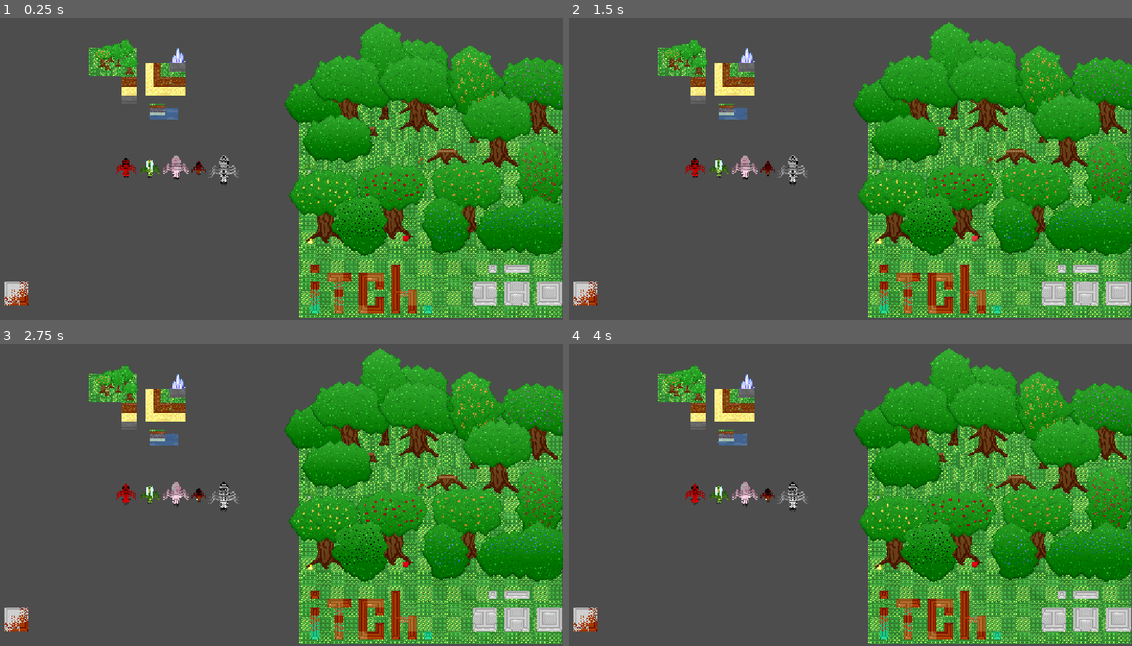
Above: before the commit, frames 1-4 (two rows, left to right).
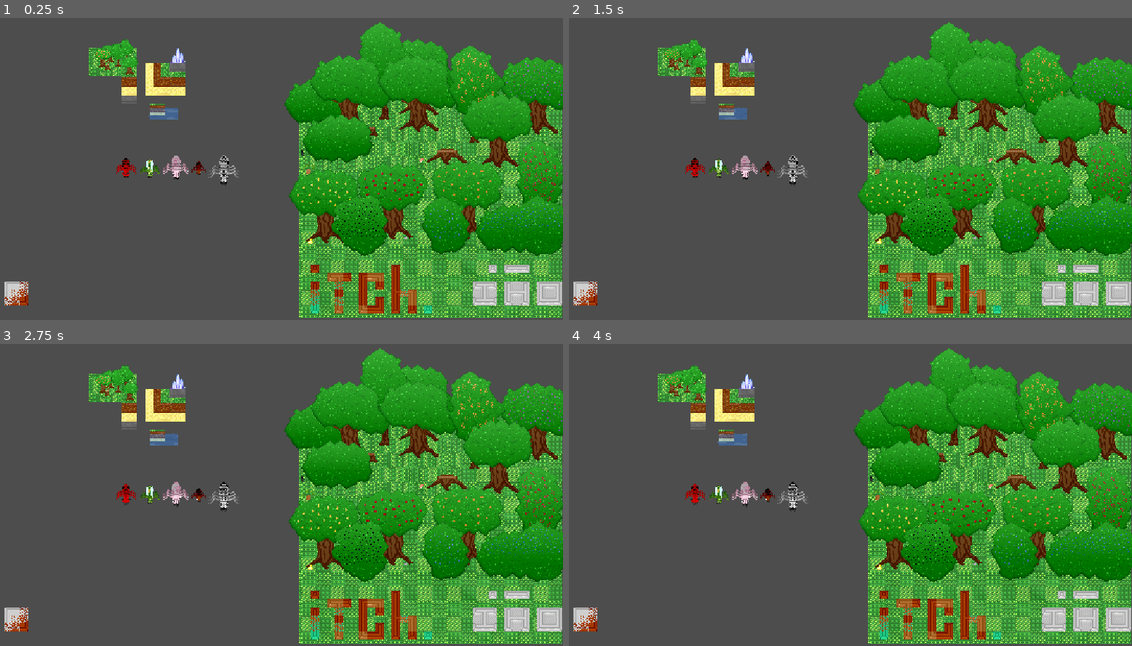
Above: after the commit, the same moments.

Repository: Eugene0-dev/SwarmRise
Game: Godot game, scene res://scenes/test/texture_test.tscn
The game is run twice, just before and just after one commit, with the same random seed, the same clock (stepped at 60 frames per second) and the same inputs. This scene is started directly instead of the project's main scene.
Inputs (mouse positions are in pixels of both pictures, inside the frame that each line leads up to):
- Up to frame 1 (0.25 s): no input
- Up to frame 2 (1.5 s): tap Enter (enter) at 0.5, 1.35 s; move the mouse to (968, 141) at 0.52 s; hold D (right) 0.53-1.28 s; tap Alt (alt) at 0.6 s; click (968, 141) at 0.67 s; move the mouse to (726, 172) at 1.27 s; hold S (down) from 1.28 s (still down)
- Up to frame 3 (2.75 s): move the mouse to (332, 410) at 2.02 s; release S (down) at 2.03 s; hold D (right) from 2.03 s (still down); hold Shift (shift) from 2.03 s (still down)
- Up to frame 4 (4 s): move the mouse to (811, 549) at 2.77 s; release D (right) at 2.78 s; release Shift (shift) at 2.78 s; hold Up (ui_up) 2.78-3.53 s; tap Space (space) at 2.85 s; click (811, 549) at 2.92 s; move the mouse to (1013, 531) at 3.52 s; hold A (left) from 3.53 s (still down); tap Alt (alt) at 3.6 s

The runs differ from the first frame. In frame 1, less than 0.1% of the frame differs, in the area x 29-76%, y 20-75%; in frame 2, less than 0.1%; in frame 3, less than 0.1%; in frame 4, less than 0.1%.

Commit message:
GRAND ENTITY REFACTORING (movement broken for a while)

Diff:
--- a/scenes/objects/item.tscn
+++ b/scenes/objects/item.tscn
@@ -8,7 +8,7 @@
 [sub_resource type="AtlasTexture" id="AtlasTexture_kbnl5"]
 resource_local_to_scene = true
 atlas = ExtResource("1_keydj")
-region = Rect2(1, 1, 16, 16)
+region = Rect2(18, 69, 16, 16)
 
 [sub_resource type="LabelSettings" id="LabelSettings_kbnl5"]
 font = ExtResource("4_2mmu4")
@@ -20,7 +20,7 @@
 z_index = 1
 y_sort_enabled = true
 script = ExtResource("1_t8k3g")
-item_id = 0
+item_id = 29
 
 [node name="Sprite2D" type="Sprite2D" parent="." unique_id=432637729]
 y_sort_enabled = true
--- a/scripts/entity/egg.gd
+++ b/scripts/entity/egg.gd
@@ -11,9 +11,8 @@
 	if not is_entity_src_valid:
 		queue_free()
 
-func move_at(pos: Vector2i) -> Dictionary:
+func move_at(pos: Vector2) -> void:
 	prefered_pos = position
-	return {"status": 1}
 
 func _physics_process(delta: float) -> void:
 	if  Global.is_tick(delta):
--- a/scripts/entity/entity.gd
+++ b/scripts/entity/entity.gd
@@ -39,16 +39,27 @@
 var knowledges: Dictionary = {}
 
 var is_ai_enabled: bool = true
+
+var tasks: TaskController
+var planner: TaskPlanner
+var nav_agent: NavAgent
+# TO BE REPLACED TaskController
+#---------------------------------
 var schedule: Array = []
 var current_task: Dictionary = {}
 
 var subtasks: Array = []
 var current_subtask: Dictionary = {}
+#---------------------------------
+var task: Task
+
 var stuck_timer: float = 0.0
 var STUCK_THRESHOLD: float = 3.0
 var last_position: Vector2
 
 var environment: World
+
+# TO BE REPLACED CommandRunner
 var specific_commands: Array = [
 	"step", "mv", "mv_s", "pos", "give", "drop", "eat", "feed", "expire", "lifetime", "kill", "play", "stop", "stopall", "st", "team", "ai"
 ]
@@ -66,6 +77,11 @@
 	idle()
 	prefered_pos = global_position
 	if environment:
+
+		nav_agent = NavAgent.new(environment, self)
+		planner = TaskPlanner.new(nav_agent)
+		tasks = TaskController.new(planner)
+
 		create_tween().tween_property(self, "scale", Vector2(1.0, 1.0), 1.0).set_trans(Tween.TRANS_SINE)
 		current_sector = environment.get_sector_key(global_position)
 
@@ -88,20 +104,20 @@
 		_sync_outline()
 
 func _physics_process(delta: float) -> void:
-	if Engine.is_editor_hint():
+	if Engine.is_editor_hint() or not environment:
 		idle()
 		return
 
-	if not current_subtask.is_empty():
-		exec_subtask(current_subtask)
-	elif not subtasks.is_empty():
-		current_subtask = subtasks.pop_front()
-		exec_subtask(current_subtask)
-	elif not current_task.is_empty():
-		exec_task(current_task)
-	elif not schedule.is_empty():
-		current_task = schedule.pop_front()
-	else: idle()
+	idle()
+
+	if not task or task.status == Task.state.COMPLETE:
+		if tasks.is_busy():
+			task = tasks.pull()
+		else:
+			task = null
+		return
+
+	exec_task(task)
 
 func _on_tick() -> void:
 	lifetime -= 1
@@ -126,6 +142,7 @@
 	var state = environment.collect_sector_states(sector)
 	knowledges[sector] = state
 
+# ----------------------------------------------
 func add_task(type: String, args: Array) -> void:
 	var task: Dictionary = {"type": type}
 	match type:
@@ -147,63 +164,19 @@
 			subtask["evade"] = args[2]
 	subtasks.append(subtask)
 
-func exec_task(task: Dictionary) -> int:
-	match task["type"]:
-		"wait":
-			task["time"] -= 1
-			if task["time"] <= 0:
-				complete_task()
-				return 1
-		"mv":
-			var pos = task["pos"]
-			var point = environment.get_cell(Vector2i(global_position))
-			var end_point = environment.get_cell(pos)
-			var path = find_path(point, end_point)
-
-			if subtasks.size() == 0:
-				for cell in path:
-					var cell_pos = environment.nav_grid.get_point_position(cell)
-					add_subtask("mv", [cell_pos.x, cell_pos.y, false])
-
-			if not subtasks.is_empty(): return 0
-			else:
-				complete_task()
-				return 1
-	return 1
-
-func exec_subtask(task: Dictionary) -> int:
-	var status: int
-	match task["type"]:
-		"mv":
-			var results = move_at(task["pos"])
-			status = results["status"]
-
-			if status == -1:
-				complete_subtask()
-				on_stuck_handle(results["obstacle"])
-
-	if status == 1: complete_subtask()
-	return status
-
-func compress_path(path: Array[Vector2i]) -> Array[Vector2i]:
-	if path.size() <= 2:
-		return path
-	var compressed_path: Array[Vector2i] = [path[0]]
-	var last_dir = path[1] - path[0]
-	for i in range(1, path.size() - 1):
-		var current_dir = path[i + 1] - path[i]
-
-		if current_dir != last_dir:
-			compressed_path.append(path[i])
-			last_dir = current_dir
-
-	compressed_path.append(path[-1])
-	return compressed_path
-
-func find_path(point: Vector2i, end_point: Vector2i) -> Array[Vector2i]:
-	var path = environment.nav_grid.get_id_path(point, end_point)
-	return compress_path(path)
-
+func exec_task(task: Task) -> int:
+	match task.type:
+		Task.types.WAIT:
+			task.args["time"] -= 1
+			if task.args["time"] <= 0:
+				tasks.complete()
+				return task.status
+		Task.types.MOVE:
+			move_at(task.args["pos"])
+	return task.status
+# ------------------------------------------------
+
+# ------------------------------------------------
 func on_stuck_handle(obstacle: Area2D) -> void:
 	var evade_point = global_position+Vector2(get_face_dir())*100
 
@@ -230,6 +203,50 @@
 	#else:
 	#	add_subtask("mv", [evade_point.x, prefered_pos.y, false])
 	#	add_subtask("mv", [prefered_pos.x, prefered_pos.y, false])
+
+func move_at(pos: Vector2) -> void:
+	var dir = global_position.direction_to(pos)
+
+	if global_position.distance_to(pos) <= 8:
+		tasks.complete()
+		return
+
+	var obstacles = sight_area.get_overlapping_areas()
+	if obstacles.size() > 1:
+		on_stuck_handle(obstacles[0])
+		return
+
+	if global_position.distance_to(last_position) < 0.1 \
+			and velocity != Vector2.ZERO:
+		stuck_timer += 1
+
+		if stuck_timer >= STUCK_THRESHOLD:
+			stuck_timer = 0.0
+			on_stuck_handle(null)
+			return
+	else:
+		stuck_timer = maxf(0.0, stuck_timer - 1)
+
+	walk(dir)
+
+func move_to(target: Node2D) -> bool:
+	return false
+
+func walk(dir: Vector2) -> void:
+	if abs(dir.x) > abs(dir.y):
+		sprite.play("Walk Right" if dir.x > 0 else "Walk Left")
+		face_dir = direction.RIGHT if dir.x > 0 else direction.LEFT
+	else:
+		sprite.play("Walk Down" if dir.y > 0 else "Walk Up")
+		face_dir = direction.DOWN if dir.y > 0 else direction.UP
+	sight_area.rotation = Vector2.DOWN.angle_to(Vector2(get_face_dir()))
+	velocity = dir*speed
+
+	if not environment.get_sector_rect(current_sector).has_point(last_position):
+		update_sector()
+
+	move_and_slide()
+# ------------------------------------------------
 
 func exec_command(type: String, args: Array):
 	match type:
@@ -271,18 +288,16 @@
 		"kill":
 			income_damage += max_health*100
 		"stop":
-			complete_task()
-			subtasks.clear()
-			complete_subtask()
+			tasks.cancel_current()
+			velocity = Vector2.ZERO
 		"stopall":
-			schedule.clear()
-			subtasks.clear()
-			complete_task()
-			complete_subtask()
+			tasks.cancel_all()
+			velocity = Vector2.ZERO
 			prefered_pos = global_position
-			sprite.play("Idle Down")
+			idle()
 		"mv":
-			add_task("mv", [int(args[0]), int(args[1]), false])
+			var new_task = Task.new(Task.types.MOVE, {"pos": Vector2(args[0], args[1])})
+			tasks.push(new_task)
 		"mv_s":
 			var sec_key = Vector2i(int(args[0]), int(args[1]))
 			var sec = environment.sectors.get(sec_key)
@@ -290,20 +305,13 @@
 				var sec_center = sec.get_center()
 				add_task("mv", [sec_center.x, sec_center.y, false])
 		"step":
-			add_task("mv", [global_position.x+int(args[0]), global_position.y+int(args[1]), false])
+			var new_task = Task.new(Task.types.MOVE, {"pos": Vector2(global_position.x+int(args[0]), global_position.y+int(args[1]))})
+			tasks.push(new_task)
 		"ai":
 			match args[0]:
 				"on", "1", "enable", "true": is_ai_enabled = true
 				"off", "0", "disable", "false": is_ai_enabled = false
 				_: is_ai_enabled = false
-
-func complete_task() -> void:
-	current_task.clear()
-	idle()
-
-func complete_subtask() -> void:
-	current_subtask.clear()
-	if subtasks.is_empty(): complete_task()
 
 func idle() -> void:
 	if not sprite: return
@@ -312,21 +320,6 @@
 			direction.UP: sprite.play("Idle Up")
 			direction.RIGHT: sprite.play("Idle Right")
 			direction.LEFT: sprite.play("Idle Left")
-
-func walk(dir: Vector2) -> void:
-	if abs(dir.x) > abs(dir.y):
-		sprite.play("Walk Right" if dir.x > 0 else "Walk Left")
-		face_dir = direction.RIGHT if dir.x > 0 else direction.LEFT
-	else:
-		sprite.play("Walk Down" if dir.y > 0 else "Walk Up")
-		face_dir = direction.DOWN if dir.y > 0 else direction.UP
-	sight_area.rotation = Vector2.DOWN.angle_to(Vector2(get_face_dir()))
-	velocity = dir*speed
-
-	if not environment.get_sector_rect(current_sector).has_point(global_position):
-		update_sector()
-
-	move_and_slide()
 
 func update_sector() -> void:
 	old_sector = current_sector
@@ -371,27 +364,6 @@
 	environment.reg_item(item)
 	item.global_position = drop_pos
 
-func move_at(pos: Vector2i) -> Dictionary:
-	var dir = global_position.direction_to(pos)
-	if global_position.distance_to(pos) <= 8:
-		return {"status": 1}
-	var obstacles = sight_area.get_overlapping_areas()
-	if obstacles.size() > 1 and not current_subtask["evade"]: return {"status": -1, "obstacle": obstacles[0]}
-
-	if global_position.distance_to(last_position) < 0.1 and velocity != Vector2.ZERO:
-		stuck_timer += 1
-		if stuck_timer >= STUCK_THRESHOLD:
-			stuck_timer = 0.0
-			return {"status": -1, "obstacle": null}
-	else:
-		stuck_timer = max(0.0, stuck_timer - 1)
-
-	walk(dir)
-	return {"status": 0}
-
-func move_to(target: Node2D) -> bool:
-	return false
-
 func eat() -> void:
 	var food: Item = get_item_held()
 	if not food: return
@@ -445,21 +417,16 @@
 
 	queue_free()
 
-func is_busy() -> bool:
-	return not (subtasks.is_empty() and\
-	 schedule.is_empty() and\
-	 current_subtask.is_empty() and\
-	 current_task.is_empty())
-
 func wander() -> void:
-	if not is_busy() and randf() >= 0.8:
+	if not tasks.is_busy() and randf() >= 0.8:
 		var pos = global_position+Vector2(randi_range(-500, 500), randi_range(-500, 500))
 		var tile = environment.get_cell(pos)
 		if not environment.nav_grid.is_point_solid(tile):
 			prefered_pos = pos
 
 func AI() -> void:
-	if global_position.distance_to(prefered_pos) > 30 and not is_busy():
-		add_task("mv", [prefered_pos.x, prefered_pos.y, false])
+	if global_position.distance_to(prefered_pos) > 30 and not tasks.is_busy():
+		var new_task = Task.new(Task.types.MOVE, {"pos": Vector2(prefered_pos.x, prefered_pos.y)})
+		tasks.push(new_task)
 
 	wander()
--- a/scripts/entity/scout.gd
+++ b/scripts/entity/scout.gd
@@ -43,7 +43,7 @@
 func find_path(point: Vector2i, end_point: Vector2i) -> Array[Vector2i]:
 	if is_onflight:
 		return environment.nav_grid.get_id_path(point, end_point, true)
-	else: return super(point, end_point)
+	else: return nav_agent.find_path(end_point)
 
 func walk(dir: Vector2):
 	if not is_onflight:
--- /dev/null
+++ b/scripts/entity/utils/navigation_agent.gd
@@ -0,0 +1,32 @@
+
+class_name NavAgent
+
+var env: World
+var worker: Entity
+
+func _init(environment: World, subject: Entity) -> void:
+	env = environment
+	worker = subject
+
+func compress_path(path: Array[Vector2i]) -> Array[Vector2i]:
+	if path.size() <= 2:
+		return path
+	var compressed_path: Array[Vector2i] = [path[0]]
+	var last_dir = path[1] - path[0]
+	for i in range(1, path.size() - 1):
+		var current_dir = path[i + 1] - path[i]
+
+		if current_dir != last_dir:
+			compressed_path.append(path[i])
+			last_dir = current_dir
+
+	compressed_path.append(path[-1])
+	return compressed_path
+
+func find_path(end_point: Vector2) -> Array[Vector2i]:
+	var point = worker.global_position
+	var path = env.nav_grid.get_id_path(point, end_point)
+	return compress_path(path)
+
+func nav_to_global(cell: Vector2i) -> Vector2:
+	return env.nav_grid.get_point_position(cell)
--- a/scripts/entity/utils/task.gd
+++ b/scripts/entity/utils/task.gd
@@ -2,7 +2,14 @@
 class_name Task
 
 enum types {MOVE, WAIT}
+enum state {QUEUED, RUNNING, COMPLETE, FAILED}
 
 var type: types
 var args: Dictionary
+var status: state
+var is_deployed: bool = false
 var subtasks: Array[Task]
+
+func _init(task_type: types, task_args: Dictionary) -> void:
+	type = task_type
+	args = task_args
--- a/scripts/entity/utils/task_controller.gd
+++ b/scripts/entity/utils/task_controller.gd
@@ -1,5 +1,60 @@
 
 class_name TaskController
 
-var shcedule: Array[Task]
-var current_task: Task
+var planner: TaskPlanner
+var schedule: Array[Task]
+enum status {RUNNING, COMPLETE}
+
+func _init(task_planner: TaskPlanner) -> void:
+	planner = task_planner
+
+func push(task: Task, priority: bool = false) -> void:
+	task.status = Task.state.QUEUED
+	if priority:
+		schedule.push_front(task)
+	else:
+		schedule.push_back(task)
+
+func pull() -> Task:
+	if not is_busy():
+		return Task.new(Task.types.WAIT, {"time": 1})
+
+	var task = schedule[0]
+
+	if not task.is_deployed:
+		task.subtasks = planner.deploy(task)
+		task.is_deployed = true
+
+	if task.subtasks.is_empty():
+		return Task.new(Task.types.WAIT, {"time": 1})
+
+	task.status = Task.state.RUNNING
+	return task.subtasks[0]
+
+func complete() -> void:
+	if schedule.is_empty():
+		return
+
+	var parent: Task = schedule[0]
+
+	if parent.subtasks.is_empty():
+		parent.status = Task.state.COMPLETE
+		schedule.pop_front()
+		return
+
+	var subtask: Task = parent.subtasks.pop_front()
+	subtask.status = Task.state.COMPLETE
+
+	if parent.subtasks.is_empty():
+		parent.status = Task.state.COMPLETE
+		schedule.pop_front()
+
+func fail() -> void:
+	var task: Task
+	if schedule[0].subtasks.is_empty(): task = schedule.pop_front()
+	else: task = schedule[0].subtasks.pop_front()
+	task.status = Task.state.FAILED
+
+func is_busy() -> bool:
+	if schedule.is_empty(): return false
+	else: return true
--- /dev/null
+++ b/scripts/entity/utils/task_planner.gd
@@ -0,0 +1,24 @@
+
+class_name TaskPlanner
+
+var nav: NavAgent
+
+func _init(navigation: NavAgent) -> void:
+	nav = navigation
+
+func deploy(task: Task) -> Array[Task]:
+	var subtasks: Array[Task]
+	match  task.type:
+		Task.types.MOVE:
+			var path = nav.find_path(task.args["pos"])
+			if path.is_empty():
+				task.status = Task.state.COMPLETE
+				task.is_deployed = true
+				return subtasks
+
+			for cell in path:
+					var cell_pos = nav.nav_to_global(cell)
+					subtasks.append(Task.new(Task.types.MOVE, {"pos": cell_pos}))
+
+	task.is_deployed = true
+	return subtasks
--- a/scripts/objects/item.gd
+++ b/scripts/objects/item.gd
@@ -3,12 +3,11 @@
 extends Node2D
 
 enum id {
-	REDBALL, LAMPFRUIT, SUNFRUIT, PUSHFRUIT,
-	HELLBERRY, SUCKBERRY, WHITEBALLS, BLACKBALL,
-	CLOWNBERRY, SEGBERRY, BEGBERRY, SPIRITBERRY,
-	RUSHBERRY, LOG, BOLD_LOG, BRANCH,
-	LEAF, GRASS, CLAY, SAND,
-	ROCK, GRAVEL, MANDIBLE, PRIME_MANDIBLE
+	REDBALL, LAMPFRUIT, SUNFRUIT, PUSHFRUIT, HELLBERRY, SUCKBERRY, WHITEBALLS,
+	BLACKBALL, CLOWNBERRY, SEGBERRY, BEGBERRY, SPIRITBERRY, RUSHBERRY, BUG_FLASH,
+	MEAT, SMALL_MEAT, BONE, LEATHER, CHITINE, MANDIBLE, PRIME_MANDIBLE,
+	LOG, BOLD_LOG, BRANCH, LEAF, GRASS, CLAY, SAND,
+	ROCK, GRAVEL
 }
 
 @export var item_id: id = -1:
@@ -21,7 +20,7 @@
 		amount = val
 		update_sprite_region()
 
-var atlas_columns: int = 4
+var atlas_columns: int = 7
 @onready var sprite: Sprite2D = $Sprite2D
 @onready var stack_label: Label = $Counter_Label
 
